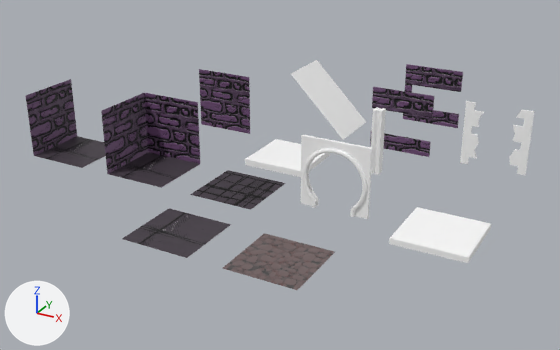
One commit to the glTF model Models/Modular_Kit/Modular_Kit.glb: the scene before it, then after it.
Before and after are seen from a camera (50 mm lens) standing at (10.83, -17.23, 9.34) and looking at (0.41, 1.71, -0.14). Every picture has the same lights, and +X, +Y and +Z are marked at lower left. Vertices at the same position are counted once.

Objects in the first picture: 'Ceiling-col', 'Corner_wall-col', 'Side_wall-col', 'broken_wall-col', 'door-col', 'floor-col', 'floor_Outside-col', 'gravel_Floor-col', 'pillar-col', 'roof-col', 'slope-col', 'wall-col', 'window-col', 'window_Corner-col'.
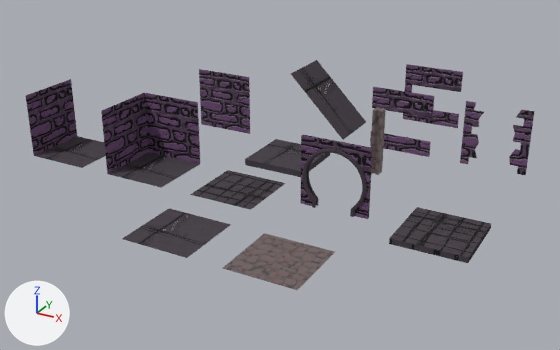
Pixel boxes (x1, y1, x2, y2) of what changed, in the pictures (560 x 350 px):
'Side_wall-col', surface changed
    both: (26, 79, 106, 156)
'roof-col', surface changed (white to grey)
    both: (389, 207, 491, 263)
'door-col', surface changed
    both: (300, 135, 373, 219)
'slope-col', surface changed (white to black)
    both: (291, 60, 366, 140)
'broken_wall-col', surface changed
    both: (460, 101, 535, 175)
'floor_Outside-col', surface changed (white to grey)
    both: (245, 139, 330, 177)
'pillar-col', surface changed
    both: (371, 107, 386, 175)

Patch to the scene script:
```diff
--- a/Models/Modular_Kit/Modular_Kit.glb.py
+++ b/Models/Modular_Kit/Modular_Kit.glb.py
@@ mat_standardsurface1_008 @@
 n0 = _N.new('ShaderNodeBsdfPrincipled'); n0.name = 'Principled BSDF'
-n0.inputs[2].default_value = 0.553  # 'Roughness'
+n0.inputs[2].default_value = 1.0  # 'Roughness'
 n1 = _N.new('ShaderNodeOutputMaterial'); n1.name = 'Material Output'
@@ mat_standardsurface1_009 @@
 mat_standardsurface1_009 = bpy.data.materials.new('standardSurface1.009')
-# nodes: BsdfPrincipled, OutputMaterial
-# colours: white #ffffff
+# nodes: BsdfPrincipled, NormalMap, OutputMaterial, TexImage x2
+# uses the picture img_atlas
+# uses the picture img_normal_atlas
@@ mat_standardsurface1_011 @@
 n0 = _N.new('ShaderNodeBsdfPrincipled'); n0.name = 'Principled BSDF'
-n0.inputs[0].default_value = (1.0, 1.0, 1.0, 1.0)  # 'Base Color', white #ffffff
-n0.inputs[2].default_value = 0.553  # 'Roughness'
+n0.inputs[2].default_value = 1.0  # 'Roughness'
 n1 = _N.new('ShaderNodeOutputMaterial'); n1.name = 'Material Output'
+n2 = _N.new('ShaderNodeTexImage'); n2.name = 'Image Texture'
+n2.image = img_atlas
+n3 = _N.new('ShaderNodeNormalMap'); n3.name = 'Normal Map'
+n3.uv_map = 'UVMap'
+n4 = _N.new('ShaderNodeTexImage'); n4.name = 'Image Texture.001'
+n4.image = img_normal_atlas
 _L.new(n0.outputs[0], n1.inputs[0])  # 'BSDF' to 'Surface'
+_L.new(n2.outputs[0], n0.inputs[0])  # 'Color' to 'Base Color'
+_L.new(n3.outputs[0], n0.inputs[5])  # 'Normal' to 'Normal'
+_L.new(n4.outputs[0], n3.inputs[1])  # 'Color' to 'Color'
@@ mat_standardsurface1_012 @@
 n0 = _N.new('ShaderNodeBsdfPrincipled'); n0.name = 'Principled BSDF'
-n0.inputs[0].default_value = (1.0, 1.0, 1.0, 1.0)  # 'Base Color', white #ffffff
 n0.inputs[2].default_value = 0.553  # 'Roughness'
 n1 = _N.new('ShaderNodeOutputMaterial'); n1.name = 'Material Output'
+n2 = _N.new('ShaderNodeTexImage'); n2.name = 'Image Texture'
+n2.image = img_atlas
+n2.interpolation = 'Closest'
+n3 = _N.new('ShaderNodeNormalMap'); n3.name = 'Normal Map'
+n3.uv_map = 'UVMap'
+n4 = _N.new('ShaderNodeTexImage'); n4.name = 'Image Texture.001'
+n4.image = img_normal_atlas
+n4.interpolation = 'Closest'
 _L.new(n0.outputs[0], n1.inputs[0])  # 'BSDF' to 'Surface'
+_L.new(n2.outputs[0], n0.inputs[0])  # 'Color' to 'Base Color'
+_L.new(n3.outputs[0], n0.inputs[5])  # 'Normal' to 'Normal'
+_L.new(n4.outputs[0], n3.inputs[1])  # 'Color' to 'Color'
@@ mat_standardsurface1_013 @@
 mat_standardsurface1_013 = bpy.data.materials.new('standardSurface1.013')
-# nodes: BsdfPrincipled, OutputMaterial
-# colours: white #ffffff
+# nodes: BsdfPrincipled, NormalMap, OutputMaterial, TexImage x2
+# uses the picture img_atlas
+# uses the picture img_normal_atlas
@@ mat_standardsurface1_014 @@
 n0 = _N.new('ShaderNodeBsdfPrincipled'); n0.name = 'Principled BSDF'
-n0.inputs[2].default_value = 0.553  # 'Roughness'
+n0.inputs[2].default_value = 1.0  # 'Roughness'
 n1 = _N.new('ShaderNodeOutputMaterial'); n1.name = 'Material Output'
@@ mat_standardsurface1_015 @@
 mat_standardsurface1_015 = bpy.data.materials.new('standardSurface1.015')
-# nodes: BsdfPrincipled, OutputMaterial
-# colours: white #ffffff
+# nodes: BsdfPrincipled, NormalMap, OutputMaterial, TexImage x2
+# uses the picture img_atlas
+# uses the picture img_normal_atlas
@@ mat_standardsurface1_021 @@
 n0 = _N.new('ShaderNodeBsdfPrincipled'); n0.name = 'Principled BSDF'
-n0.inputs[0].default_value = (1.0, 1.0, 1.0, 1.0)  # 'Base Color', white #ffffff
 n0.inputs[2].default_value = 0.553  # 'Roughness'
 n1 = _N.new('ShaderNodeOutputMaterial'); n1.name = 'Material Output'
+n2 = _N.new('ShaderNodeTexImage'); n2.name = 'Image Texture'
+n2.image = img_atlas
+n2.interpolation = 'Closest'
+n3 = _N.new('ShaderNodeNormalMap'); n3.name = 'Normal Map'
+n3.uv_map = 'UVMap'
+n4 = _N.new('ShaderNodeTexImage'); n4.name = 'Image Texture.001'
+n4.image = img_normal_atlas
+n4.interpolation = 'Closest'
 _L.new(n0.outputs[0], n1.inputs[0])  # 'BSDF' to 'Surface'
+_L.new(n2.outputs[0], n0.inputs[0])  # 'Color' to 'Base Color'
+_L.new(n3.outputs[0], n0.inputs[5])  # 'Normal' to 'Normal'
+_L.new(n4.outputs[0], n3.inputs[1])  # 'Color' to 'Color'
@@ me_mesh_013 @@
 me_mesh_013.from_pydata(...)  # 8 vertices, 12 faces; spans x -1.0..1.0, y -1.0..1.0, z 0.0..0.16
+# me_mesh_013 part 1: texture (UV) coordinates of 12 of 12 faces, centred in x -1.0..1.0, y -1.0..1.0, z 0.0..0.16, changed; they spanned u 0.02..0.98, v 0.12..0.98 and now span u 0.5..1.0, v 0.5..1.0
 me_mesh_013.materials.append(mat_standardsurface1_013)
@@ me_mesh_015 @@
 me_mesh_015.from_pydata(...)  # 81 vertices, 128 faces; spans x -1.0..1.0, y -1.0..1.0, z 0.0..2.0
+# me_mesh_015 part 2: texture (UV) coordinates of 128 of 128 faces, centred in x -0.92..0.92, y -0.92..0.92, z 0.08..1.92, changed; they spanned u 0.1..0.8, v 0.0..1.0 and now span u 0.07..0.42, v 0.0..0.5
 me_mesh_015.materials.append(mat_standardsurface1_015)
@@ me_mesh_021 @@
 me_mesh_021.from_pydata(...)  # 102 vertices, 196 faces; spans x -1.0..1.0, y -0.06..0.0, z 0.0..2.0
+# me_mesh_021 part 3: texture (UV) coordinates of 196 of 196 faces, centred in x -1.0..1.0, y -0.06..0.0, z 0.0..2.0, changed; they spanned u 0.01..0.99, v 0.01..0.9 and now span u 0.0..0.49, v 0.5..1.0
 me_mesh_021.materials.append(mat_standardsurface1_021)
```
